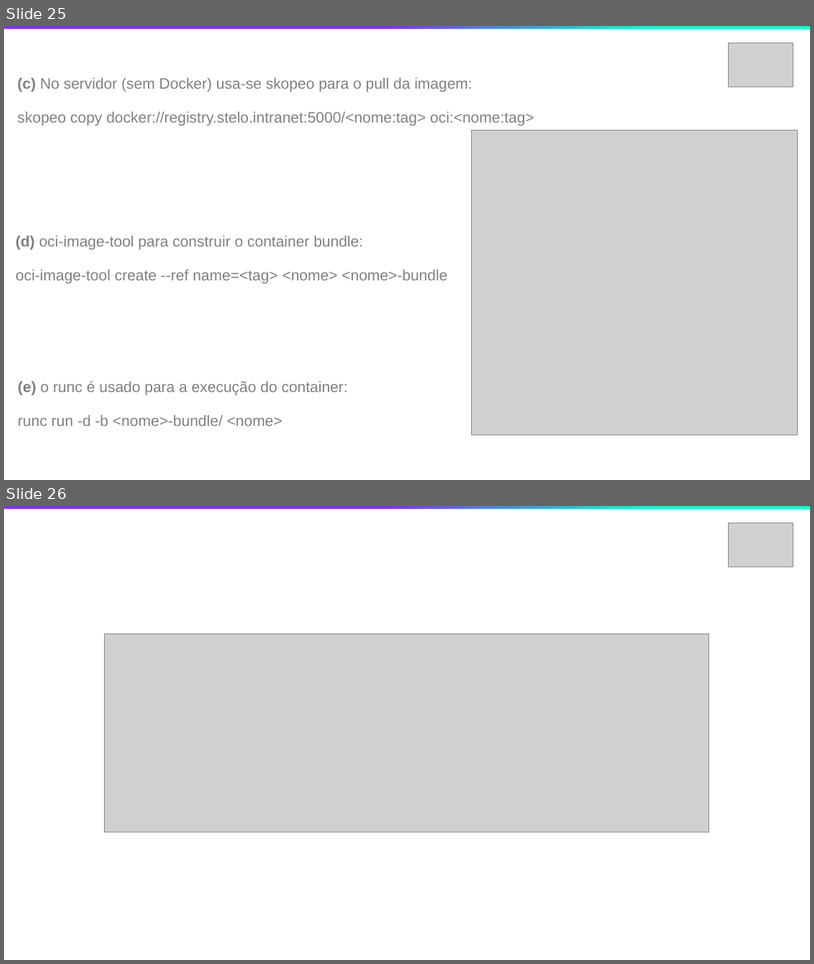
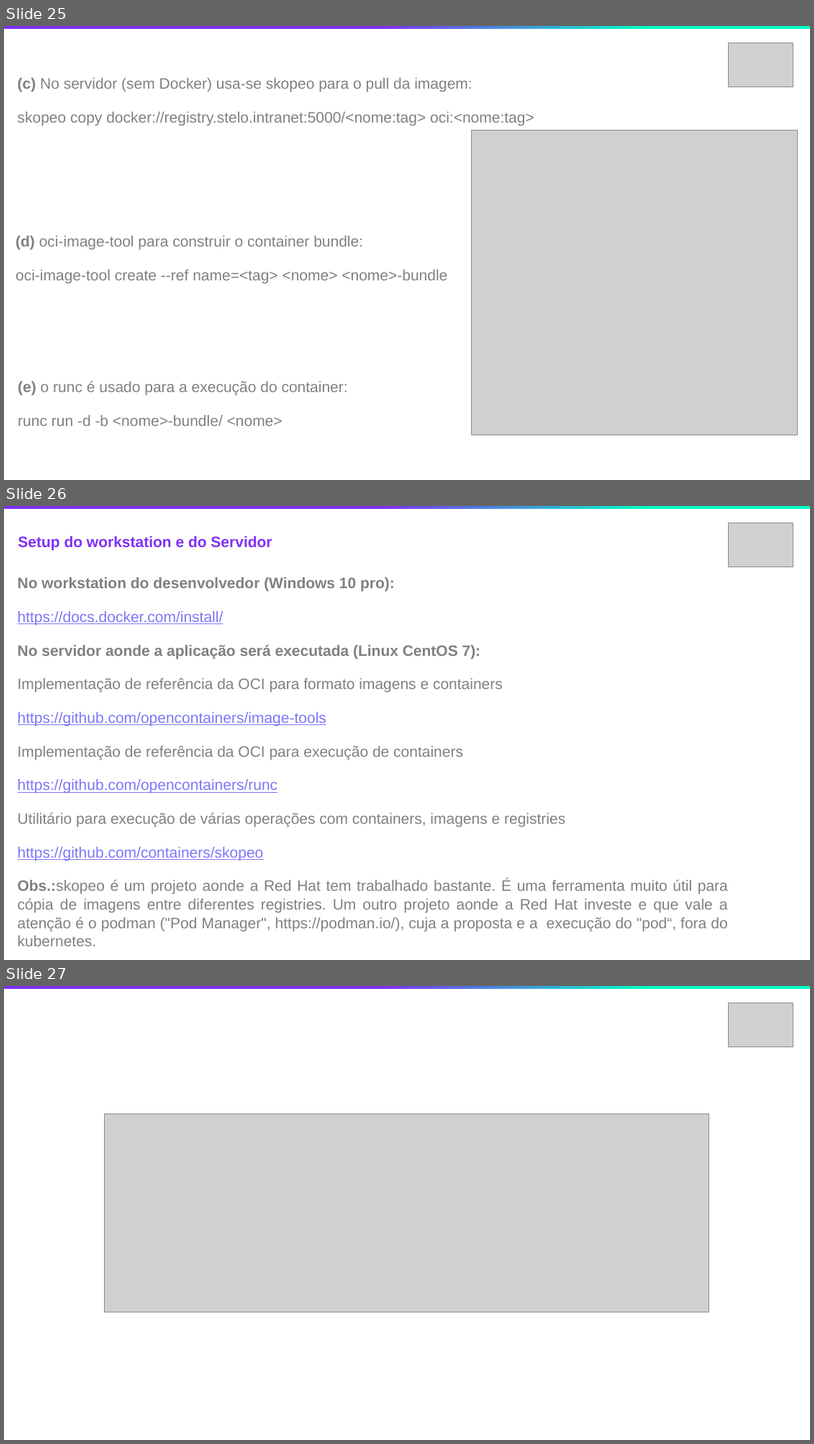
Before and after one commit to codetime66/sketch, a slide deck: padroes_especificacoes_runtimes.pptx. Shown one above the other, each under a label of ours: slides 25 and 26 before the commit, slides 25, 26 and 27 after it. The pictures are 814x964 and 814x1444 pixels, drawn with LibreOffice and Linux fonts; fonts in the diff are those of the drawing; grey boxes stand for pictures. Boxes give left, top, right and bottom in pixels: in the first picture for what was removed or moved away, otherwise in the second. Text is boxed around its words. In the diff, an @@ line names an element or a change of style, - is before the commit and + after.

Commit message:
update

```diff
--- a/padroes_especificacoes_runtimes.pptx
+++ b/padroes_especificacoes_runtimes.pptx
@@ slide 26 added at bbox=[4, 506, 810, 960], background #FFFFFF @@
@@ rectangle added at bbox=[4, 506, 810, 509], fill gradient #7F2FF7 to #00FFC5 @@
@@ picture added at bbox=[729, 523, 793, 567] @@
@@ text added at bbox=[18, 536, 272, 550], 18 pt, text #7F2FF7, bold @@
+Setup do workstation e do Servidor
@@ text added at bbox=[18, 577, 728, 946], 18 pt, text #808080 @@
+No workstation do desenvolvedor (Windows 10 pro):
+https://docs.docker.com/install/
+No servidor aonde a aplicação será executada (Linux CentOS 7):
+Implementação de referência da OCI para formato imagens e containers
+https://github.com/opencontainers/image-tools
+Implementação de referência da OCI para execução de containers
+https://github.com/opencontainers/runc
+Utilitário para execução de várias operações com containers, imagens e registries
+https://github.com/containers/skopeo
+Obs.:skopeo é um projeto aonde a Red Hat tem trabalhado bastante. É uma ferramenta muito útil para cópia de imagens entre diferentes registries. Um outro projeto aonde a Red Hat investe e que vale a atenção é o podman ("Pod Manager", https://podman.io/), cuja a proposta e a execução do "pod“, fora do kubernetes.
@@ what was slide 26 is now slide 27 @@
```
